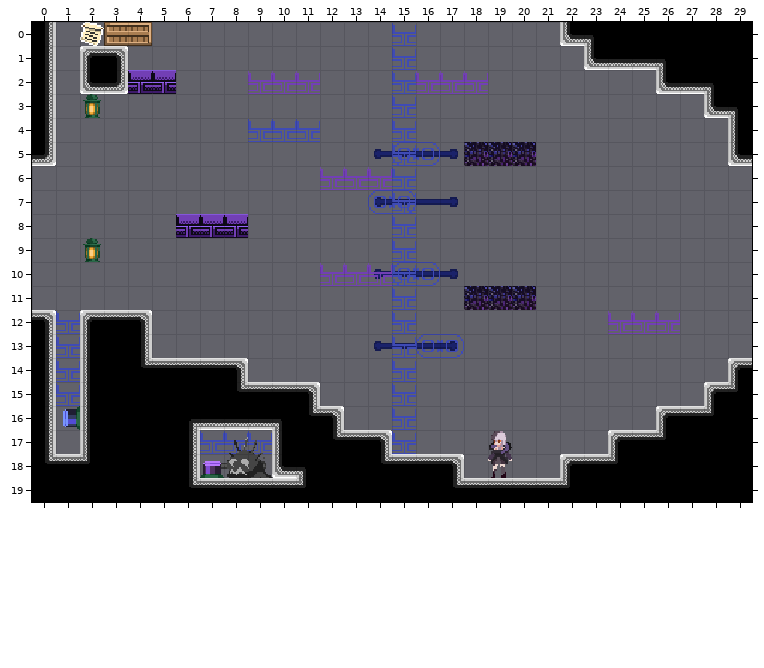
One commit to this Tiled map: Assets/maps/BookmarkLevels/2 - Lower Class Rooms/5 - TimestopWhoops.tmx. The first picture shows the starting point.
Cells are 16x16 px. Shown: x 0..29, y 0..19.
After:
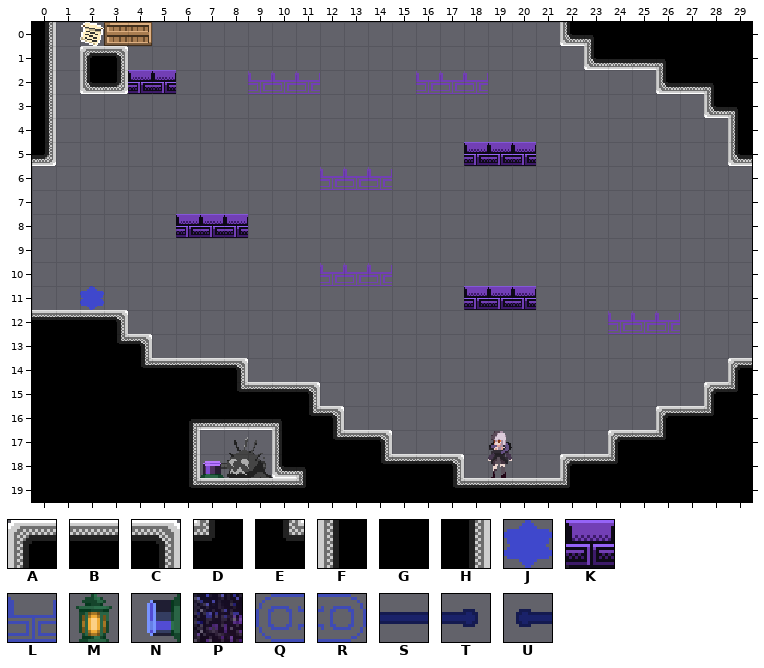
Key: from "Memory world tileset": A 0, B 1, C 2, D 3, E 4, F 5, G 6, H 7; from "PlaceholderSprites": J 27, K 28, L 44, M 45, N 59 turned 270, P 61, Q 69, R 69 flipped left-right, S 73, T 74, U 74 flipped left-right.
_ is an empty cell.
Change:
Layer "bkg_far":
The edit erases tile M in row 3 at x 2; in row 9 at x 2.
The edit erases tile S in row 5 at x 15 to 16; in row 7 at x 15 to 16; in row 10 at x 15 to 16; in row 13 at x 15 to 16.
The edit erases tile T in row 5 at x 17; in row 7 at x 17; in row 10 at x 17; in row 13 at x 17.
The edit erases tile U in row 5 at x 14; in row 7 at x 14; in row 10 at x 14; in row 13 at x 14.
Layer "bkg_close":
The edit erases tile L in row 4 at x 9 to 11; in row 17 at x 7 to 9.
The edit erases tile Q in row 5 at x 15; in row 7 at x 14; in row 10 at x 15; in row 13 at x 16.
The edit erases tile R in row 5 at x 16; in row 7 at x 15; in row 10 at x 16; in row 13 at x 17.
Layer "ground":
Tile B replaces tile A in row 12 at x 2.
Tile B replaces tile C in row 12 at x 0.
Tile B replaces tile L in row 12 at x 1.
Tile C replaces tile B in row 12 at x 3.
Tile C replaces tile H in row 13 at x 4.
Tile E replaces tile G in row 13 at x 3.
Tile G replaces tile B in row 18 at x 1.
Tile G replaces tile D in row 18 at x 2.
Tile G replaces tile E in row 18 at x 0.
Tile G replaces tile F in rows 13 to 17 at x 2.
Tile G replaces tile H in rows 13 to 17 at x 0.
Tile G replaces tile L in rows 13 to 15 at x 1.
Tile G replaces tile N in row 16 at x 1.
Tile G is added in row 17 at x 1.
Tile J is added in row 11 at x 2.
Tile K replaces tile P in row 5 at x 18 to 20; in row 11 at x 18 to 20.
The edit erases tile C in row 12 at x 4.
The edit erases tile L in rows 0 to 17 at x 15.
Pixel boxes of the changes (left, top, right, bottom) in both pictures:
changed: (368, 23, 536, 454)
removed: (83, 94, 101, 118)
removed: (248, 119, 320, 142)
removed: (83, 238, 101, 262)
changed: (44, 286, 152, 464)
removed: (200, 431, 272, 454)
